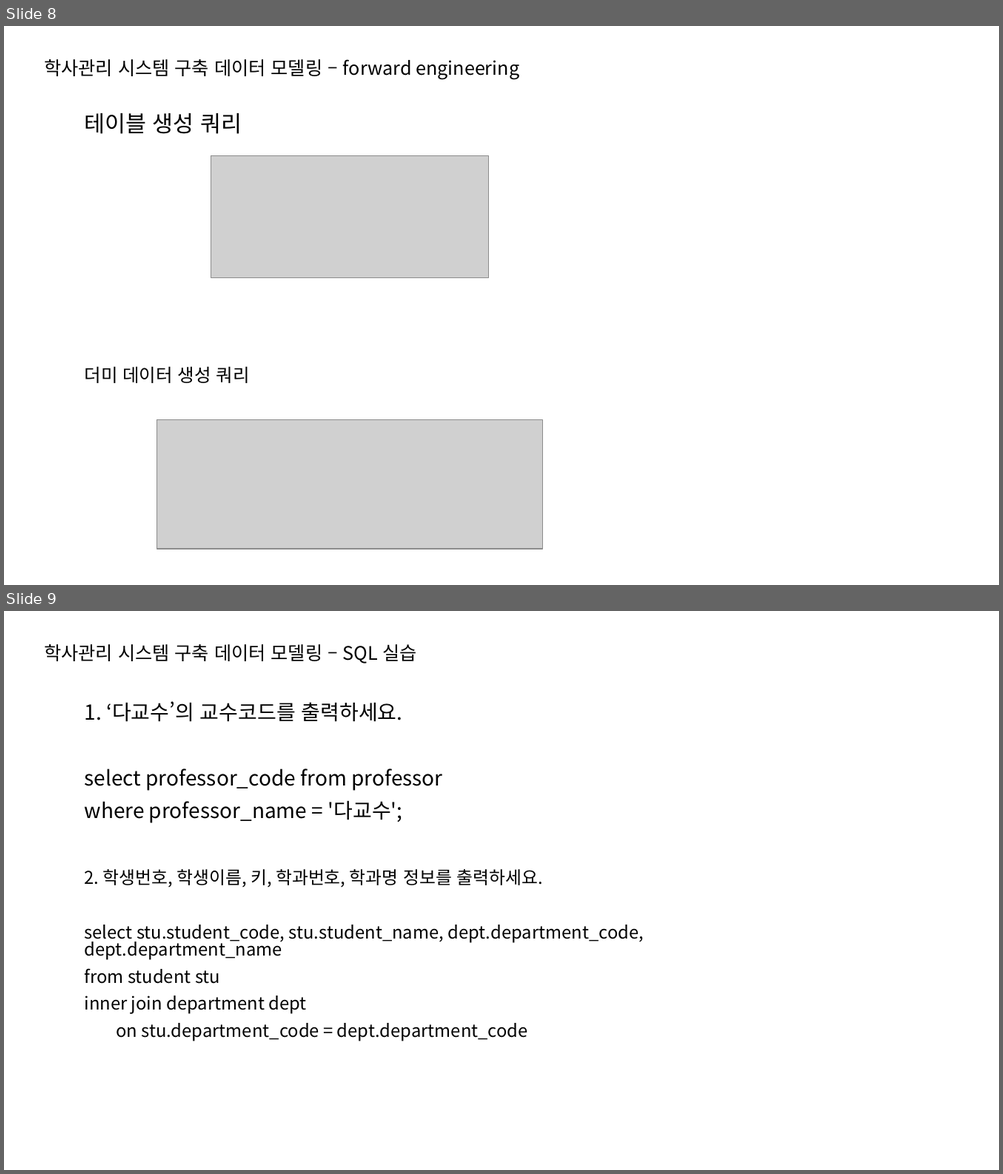
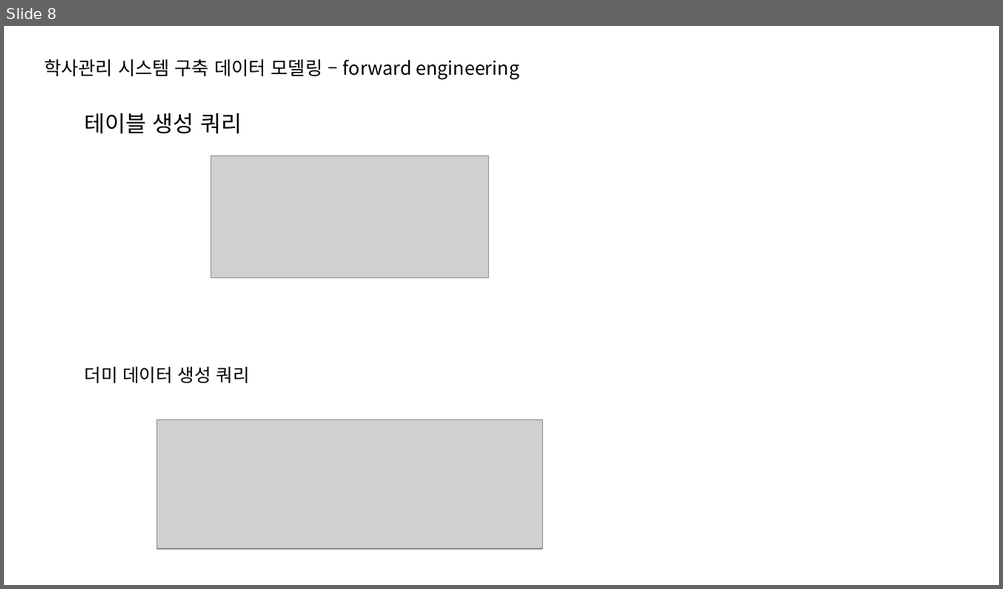
Before and after one commit to intrager/erd-practice, a slide deck: e-commerce/commerce.pptx. Shown one above the other, each under a label of ours: slides 8 and 9 before the commit, slide 8 after it. The pictures are 1003x1174 and 1003x589 pixels, drawn with LibreOffice and Linux fonts; fonts in the diff are those of the drawing; grey boxes stand for pictures. Boxes give left, top, right and bottom in pixels: in the first picture for what was removed or moved away, otherwise in the second. Text is boxed around its words. In the diff, an @@ line names an element or a change of style, - is before the commit and + after.

```diff
--- a/e-commerce/commerce.pptx
+++ b/e-commerce/commerce.pptx
@@ slide 9 removed at box(4, 611, 999, 1170), background #FFFFFF @@
@@ text removed at box(44, 644, 416, 664) @@
-학사관리 시스템 구축 데이터 모델링 – SQL 실습
@@ text removed at box(85, 701, 442, 823) @@
-1. ‘다교수’의 교수코드를 출력하세요.
-select professor_code from professor
-where professor_name = '다교수';
@@ text removed at box(85, 869, 643, 1042) @@
-2. 학생번호, 학생이름, 키, 학과번호, 학과명 정보를 출력하세요.
-select stu.student_code, stu.student_name, dept.department_code, dept.department_name
-from student stu
-inner join department dept
-on stu.department_code = dept.department_code
```
Also in this commit, not shown: 6 slides changed, 6 slides added, 6 other slides removed.
